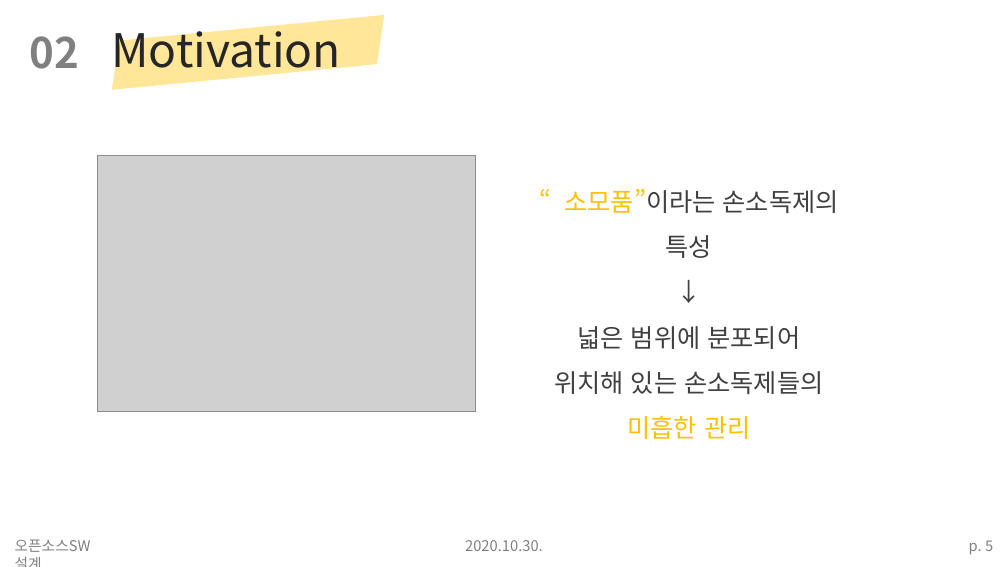
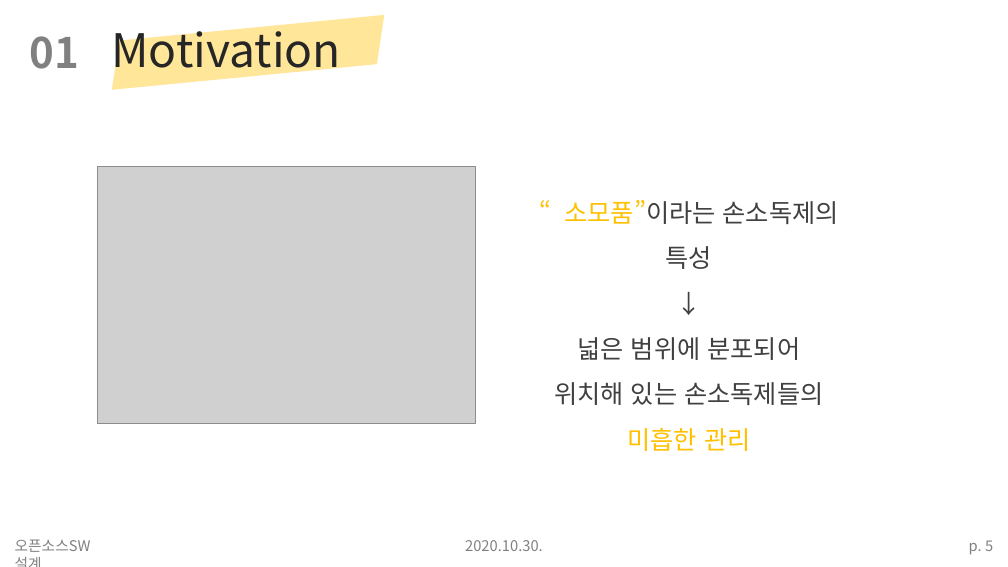
Before and after one commit to duribeon/Hand-Sanitizer, a slide deck: slide 5 of 3_Interim Project Presentation/Interim Project Presentation - 두리번두리번.pptx. Drawn at 1008x567 pixels with LibreOffice and Linux fonts; fonts in the diff are those of the drawing; grey boxes stand for pictures. Boxes give left, top, right and bottom in pixels: in the first picture for what was removed or moved away, otherwise in the second. Text is boxed around its words. In the diff, an @@ line names an element or a change of style, - is before the commit and + after.

```diff
--- a/3_Interim Project Presentation/Interim Project Presentation - 두리번두리번.pptx
+++ b/3_Interim Project Presentation/Interim Project Presentation - 두리번두리번.pptx
@@ text at (30,36,80,69): text changed @@
-02
+01
@@ picture: place and size @@
-picture at (98,155,476,411)
+picture at (98,166,476,423)
@@ text "“소모품”이라는 손소독제의 특성": place and size @@
-text "“소모품”이라는 손소독제의 특성" at (554,189,839,439)
+text "“소모품”이라는 손소독제의 특성" at (554,200,839,451)
```
Also in this commit, not shown: 5 other slides changed, 3 slides added.
